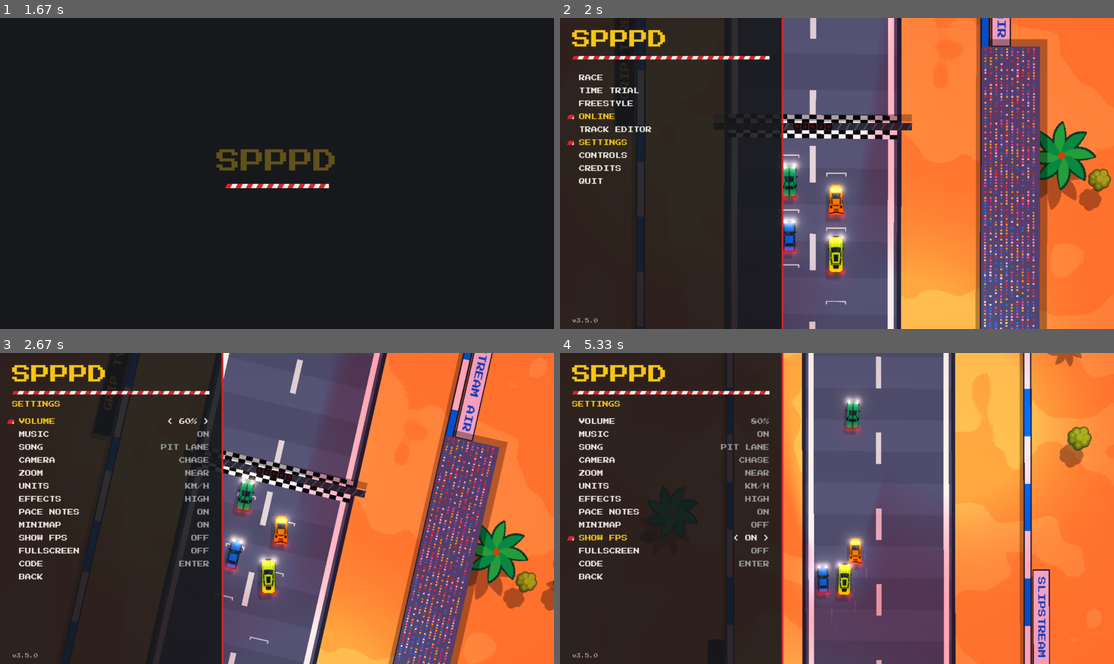
Above: before the commit, frames 1-4 (two rows, left to right).
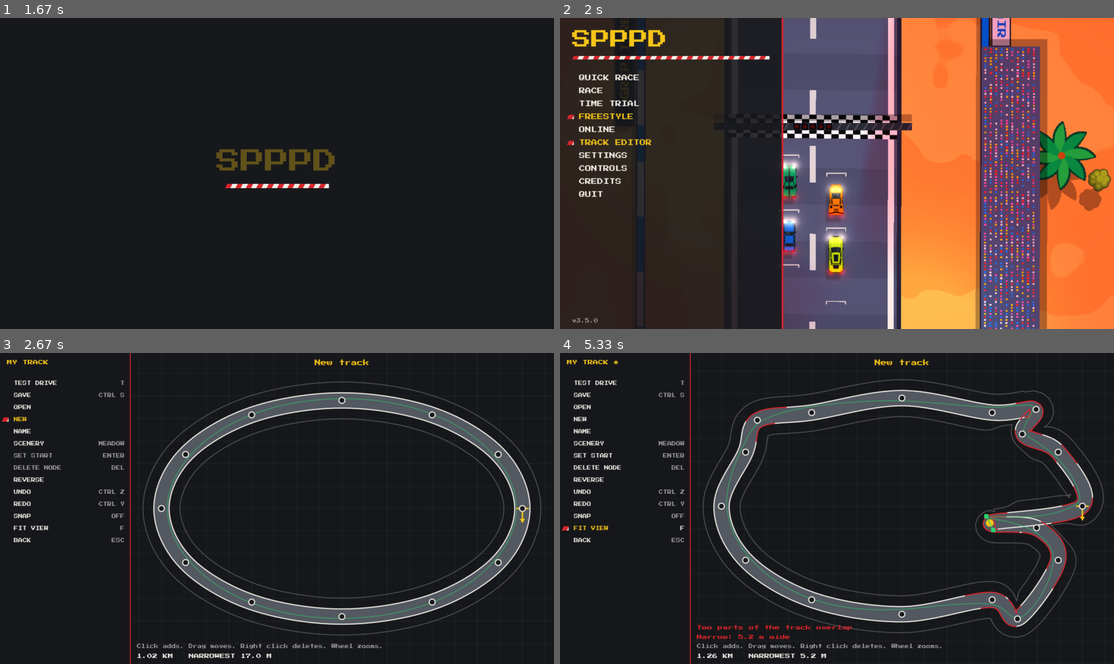
Above: after the commit, the same moments.

Repository: vanillaiice/spppd
Game: LÖVE game, started from main.lua
Same seed, same stepped clock (60 frames per second), same inputs: the game is played once before the commit and once after it.
Inputs (mouse positions are in pixels of both pictures, inside the frame that each line leads up to):
- Up to frame 1 (1.67 s): move the mouse to (149, 111) at 1.47 s
- Up to frame 2 (2 s): move the mouse to (648, 142) at 1.98 s
- Up to frame 3 (2.67 s): press the mouse at (88, 477) at 2.02 s; move the mouse to (227, 483) at 2.12 s; release the mouse at (365, 489) at 2.25 s; click (16, 421) at 2.37 s, where only the run after the commit has a clickable "NEW"; move the mouse to (476, 530) at 2.65 s
- Up to frame 4 (5.33 s): click (1036, 530) at 2.7 s; move the mouse to (665, 527) at 2.98 s; click (665, 527) at 3.03 s; move the mouse to (1019, 436) at 3.32 s; click (1019, 436) at 3.37 s; move the mouse to (1019, 620) at 3.65 s; click (1019, 620) at 3.7 s; move the mouse to (1036, 412) at 3.98 s; click (1036, 412) at 4.03 s; move the mouse to (759, 421) at 4.32 s; click (759, 421) at 4.37 s; move the mouse to (992, 524) at 4.65 s; click (992, 524) at 4.7 s; move the mouse to (637, 533) at 4.98 s; click (637, 533) at 5.03 s; move the mouse to (903, 492) at 5.32 s

Frame 1 is identical in both runs. In frame 2, 1.1% of the frame differs, in the area x 3-17%, y 18-58%; in frame 3, 64%; in frame 4, 66%, in the area x 0-100%, y 0-100%.

Commit message:
Add QUICK RACE: the last race setup in one press
First row of the main menu, with the track, car and laps it will start
under the list on a desktop. From the xoroz fork.

Co-Authored-By: Claude Opus 5.5 <noreply@anthropic.com>

Diff:
--- a/src/menu.lua
+++ b/src/menu.lua
@@ -229,8 +229,19 @@
 
 -- Screens ------------------------------------------------------------------
 
+-- What QUICK RACE starts: the race as it was last set up.
+local function quickHint()
+  local entry = currentEntry()
+  local laps = settings.laps == 1 and "1 LAP" or settings.laps .. " LAPS"
+  return (entry and entry.title or "") .. "  " .. currentCar().name .. "  " .. laps
+end
+
 local function mainRows()
   local rows = {
+    { label = "QUICK RACE", activate = function()
+        settings.mode = "race"
+        menu.startRace()
+      end },
     { label = "RACE", activate = function() settings.mode = "race" menu.go("setup") end },
     { label = "TIME TRIAL", activate = function() settings.mode = "trial" menu.go("setup") end },
     { label = "FREESTYLE", activate = function()
@@ -1177,6 +1188,9 @@
     elseif menu.screen == "online" then
       drawSetupPreview(sw, sh, w, s, true)
     end
+    if menu.screen == "main" and focused.label == "QUICK RACE" and not ui.mobile then
+      ui.text(quickHint(), 14 * s, sh - 34 * s, 5 * s, colors.muted, "left", w - 28 * s)
+    end
     if menu.screen == "setup" then
       if focused.label == "HANDLING" then
         ui.text(ASSIST_HINTS[settings[driverKeys(splitting()).assists]], 14 * s, sh - 34 * s, 5 * s, colors.muted,
--- a/tests/flow.lua
+++ b/tests/flow.lua
@@ -89,8 +89,10 @@
   end)
   step(2, function()
     expect(ui.focus.main == 1, "up moves it back")
-    press("return")
-  end)
+    -- QUICK RACE is first; RACE is next.
+    press("down")
+  end)
+  step(2, function() press("return") end)
   step(3, function()
     expect(menu.screen == "setup", "enter opens race setup")
     settings.track = "harbour"
@@ -321,10 +323,26 @@
     expect(state.screen == "menu", "quit returns to the menu")
     expect(menu.screen == "main", "at the main menu")
     expect(music.isPlaying(), "and the music comes back")
+    settings.mode = "trial"
+    ui.focus.main = 1
+    press("return")
+  end)
+  step(3, function()
+    expect(state.screen == "race", "QUICK RACE starts a race straight away")
+    expect(rm.race().mode == "race", "a race, whatever was set up last")
+    expect(rm.race().track == menu.cachedTrack(catalog.find("harbour")).track, "on the last track")
+    expect(#rm.race().cars == 4, "with the last grid")
+    press("escape")
+  end)
+  step(3, function() press("down") end)
+  step(2, function() press("down") end)
+  step(2, function() press("return") end)
+  step(4, function()
+    expect(menu.screen == "main", "and quits back to the menu")
     settings.mode = "race"
-    -- Mouse: click TRACK EDITOR, the fifth row
+    -- Mouse: click TRACK EDITOR, the sixth row
     local s = ui.scale()
-    click(100 * s, 62 * s + 15 * s * 4.5)
+    click(100 * s, 62 * s + 15 * s * 5.5)
   end)
   step(4, function()
     expect(state.screen == "editor", "clicking TRACK EDITOR opens it")
@@ -375,7 +393,7 @@
       if text:match("^ON AIR") then flow.onAir = text end
       flow.toast(text, ...)
     end
-    ui.focus.main = 3
+    ui.focus.main = 4
     press("return")
   end)
   step(3, function()
--- a/tests/flow_online.lua
+++ b/tests/flow_online.lua
@@ -108,7 +108,7 @@
     settings.server = assert(host, port) .. ":" .. port
     settings.track, settings.laps, settings.time = "harbour", 2, "dusk"
     saved = { track = settings.track, laps = settings.laps, time = settings.time }
-    ui.focus.main = 4
+    ui.focus.main = 5
     press("return")
   end)
   step(3, function()
@@ -252,7 +252,7 @@
   end)
   step(1, function()
     if bots[1].client.status ~= "lobby" then return "again" end
-    ui.focus.main = 4
+    ui.focus.main = 5
     press("return")
   end)
   step(3, function()
@@ -298,7 +298,7 @@
   step(2, function() press("return") end)
   step(5, function()
     expect(state.screen == "menu", "QUIT TO MENU leaves the shared race")
-    ui.focus.main = 4
+    ui.focus.main = 5
     press("return")
   end)
   step(3, function()
Not shown, changed: ARCHITECTURE.md
